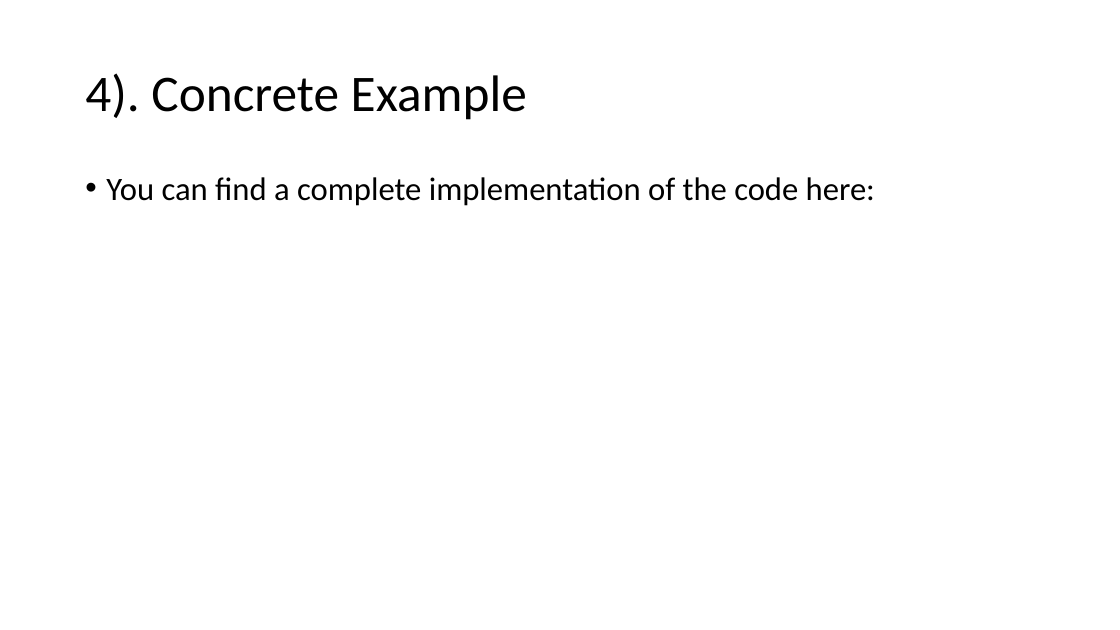
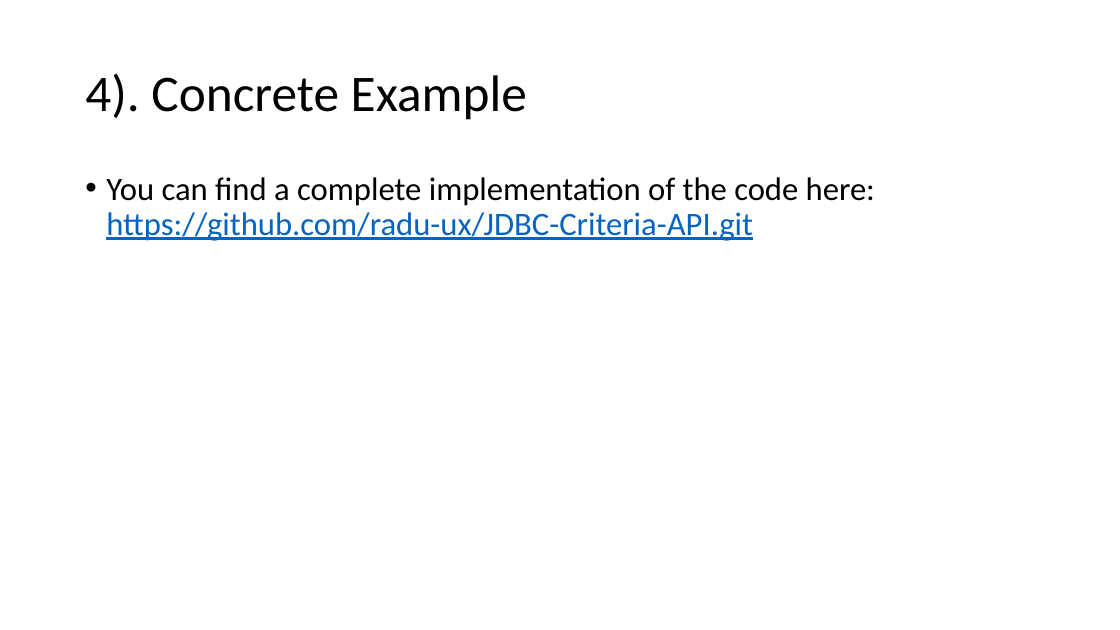
Before and after one commit to radu-ux/JDBC-Criteria-API, a slide deck: slide 15 of JDBC Criteria API.pptx. Drawn at 1120x630 pixels with LibreOffice and Linux fonts; fonts in the diff are those of the drawing. Boxes give left, top, right and bottom in pixels: in the first picture for what was removed or moved away, otherwise in the second. Text is boxed around its words. In the diff, an @@ line names an element or a change of style, - is before the commit and + after.

Commit message:
Second commit

```diff
--- a/JDBC Criteria API.pptx
+++ b/JDBC Criteria API.pptx
@@ text at (106, 177, 875, 241): text changed; text colour #000000 to #0563C1 @@
-• You can find a complete implementation of the code here:
+• You can find a complete implementation of the code here: https://github.com/radu-ux/JDBC-Criteria-API.git
```
